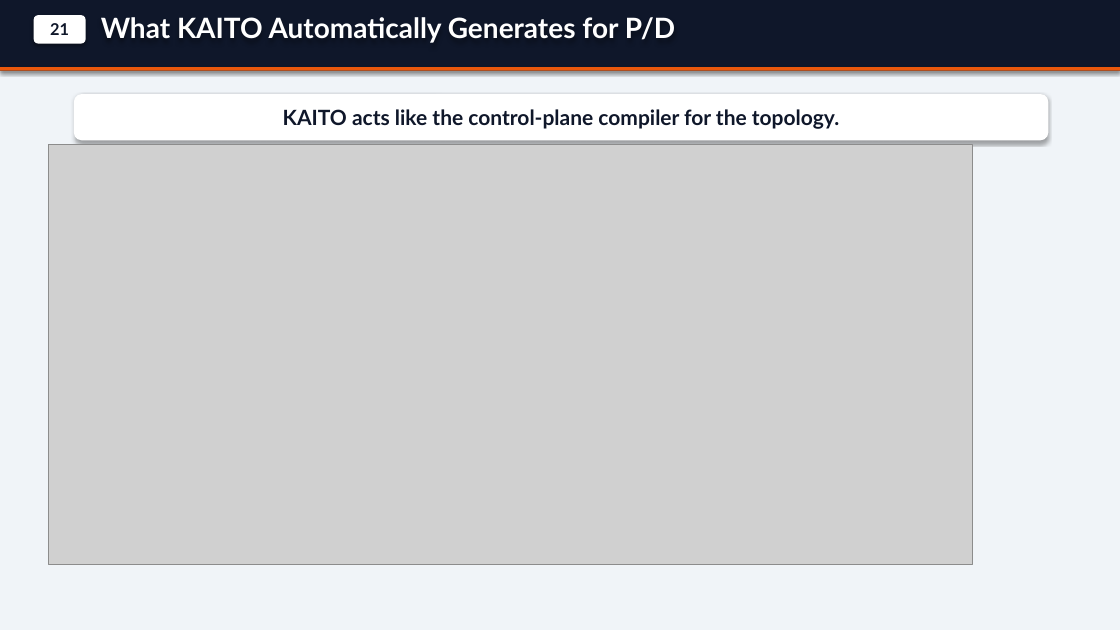
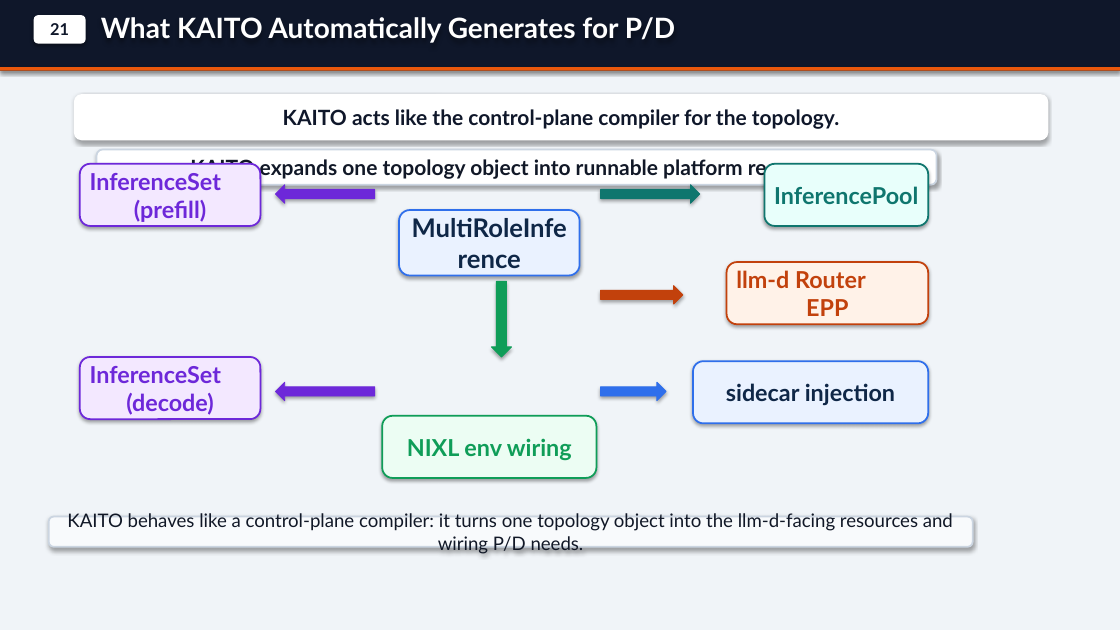
Before and after one commit to andyzhangx/demo, a slide deck: slide 6 of llm/kaito-llm-d-pd-slides.pptx. Drawn at 1120x630 pixels with LibreOffice and Linux fonts; fonts in the diff are those of the drawing; grey boxes stand for pictures. Boxes give left, top, right and bottom in pixels: in the first picture for what was removed or moved away, otherwise in the second. Text is boxed around its words. In the diff, an @@ line names an element or a change of style, - is before the commit and + after.

```diff
--- a/llm/kaito-llm-d-pd-slides.pptx
+++ b/llm/kaito-llm-d-pd-slides.pptx
@@ picture removed at [49,145,973,565] @@
@@ rounded rectangle added at [80,164,260,226], fill #F3E8FF, outline #6D28D9 1.5 pt, 20 pt, text #6D28D9, bold @@
+InferenceSet
+(prefill)
@@ rounded rectangle added at [97,150,937,185], fill #FFFFFF, outline #CBD5E1 1.5 pt, 18 pt, text #111827, bold @@
+KAITO expands one topology object into runnable platform resources.
@@ rounded rectangle added at [765,164,928,226], fill #E8FFFB, outline #0F766E 1.5 pt, 20 pt, text #0F766E, bold @@
+InferencePool
@@ left arrow added at [276,185,375,203], fill #6D28D9, outline #6D28D9 0.75 pt @@
@@ right arrow added at [601,185,700,203], fill #0F766E, outline #0F766E 0.75 pt @@
@@ rounded rectangle added at [399,210,580,276], fill #EAF2FF, outline #2F6FEB 1.5 pt, 22 pt, text #0F2747, bold @@
+MultiRoleInference
@@ rounded rectangle added at [727,262,928,324], fill #FFF2E8, outline #C2410C 1.5 pt, 20 pt, text #C2410C, bold @@
+llm-d Router
+EPP
@@ down arrow added at [492,281,512,357], fill #0F9D58, outline #0F9D58 0.75 pt @@
@@ right arrow added at [601,286,683,304], fill #C2410C, outline #C2410C 0.75 pt @@
@@ rounded rectangle added at [80,357,260,419], fill #F3E8FF, outline #6D28D9 1.5 pt, 20 pt, text #6D28D9, bold @@
+InferenceSet
+(decode)
@@ left arrow added at [276,382,375,401], fill #6D28D9, outline #6D28D9 0.75 pt @@
@@ right arrow added at [601,382,666,401], fill #2F6FEB, outline #2F6FEB 0.75 pt @@
@@ rounded rectangle added at [693,361,928,423], fill #EAF2FF, outline #2F6FEB 1.5 pt, 20 pt, text #0F2747, bold @@
+sidecar injection
@@ rounded rectangle added at [382,416,597,478], fill #ECFDF3, outline #0F9D58 1.5 pt, 20 pt, text #0F9D58, bold @@
+NIXL env wiring
@@ rounded rectangle added at [49,517,973,547], fill #F8FAFC, outline #CBD5E1 1.5 pt, 16 pt, text #111827 @@
+KAITO behaves like a control-plane compiler: it turns one topology object into the llm-d-facing resources and wiring P/D needs.
```
Also in this commit, not shown: 7 other slides changed.
